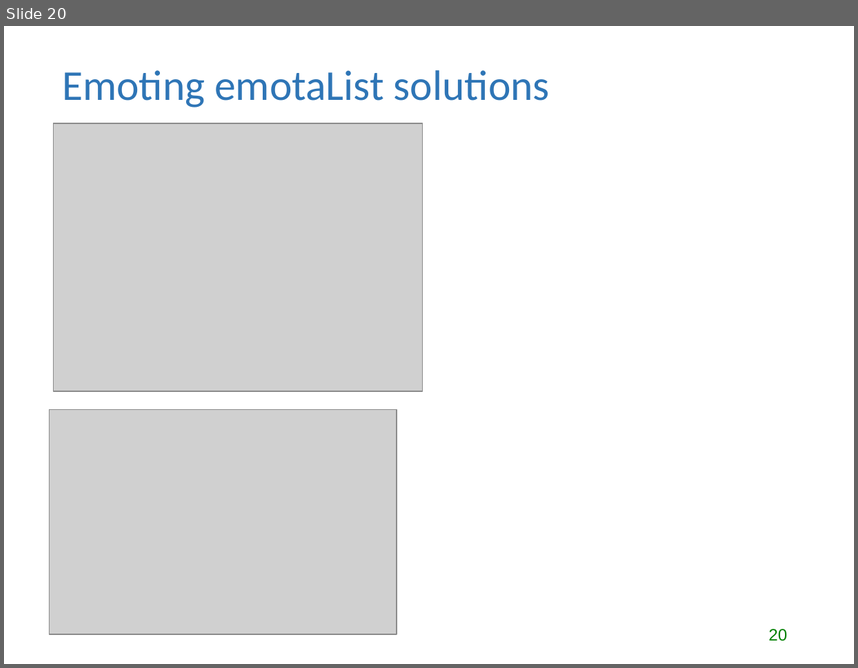
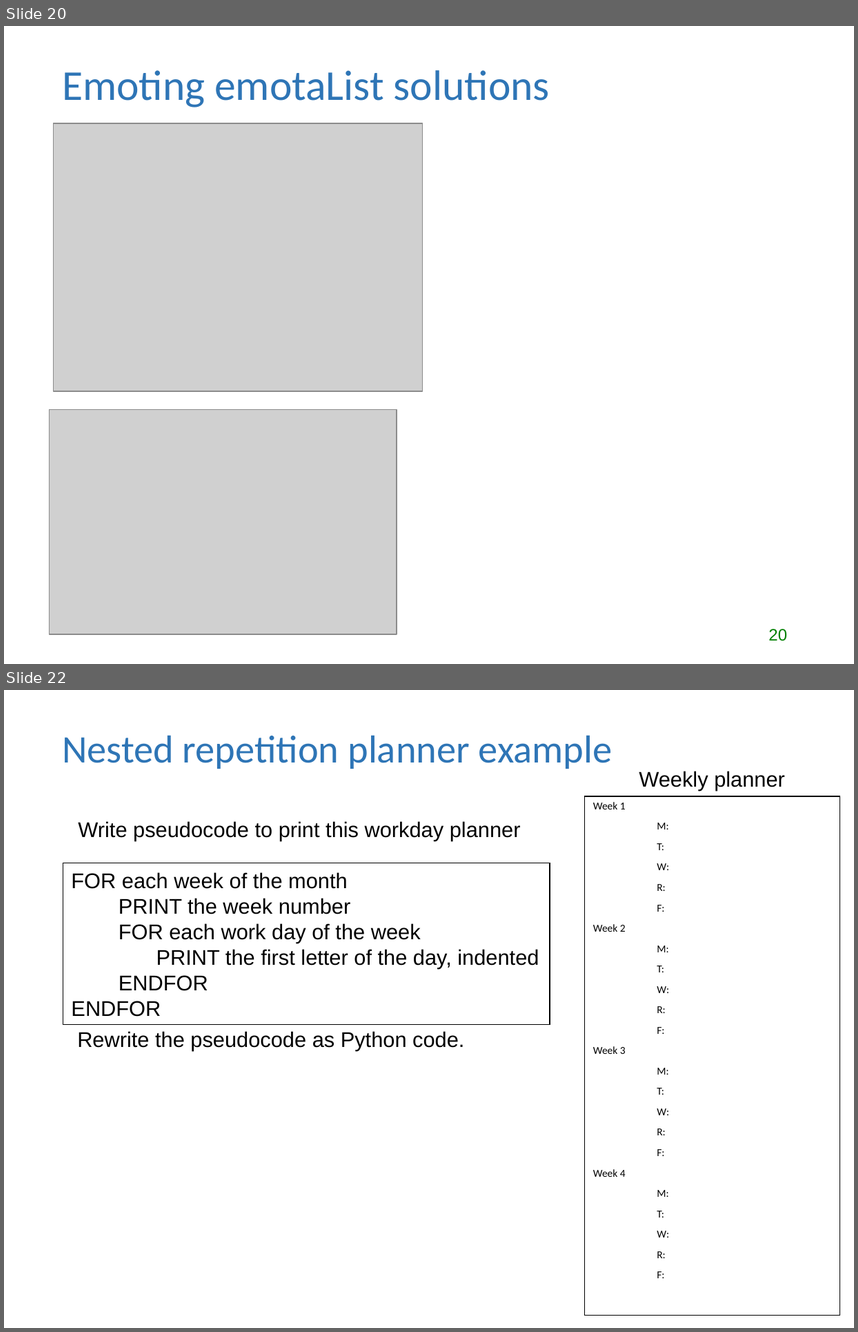
Before and after one commit to lgtateos/gis540, a slide deck: slides/looping.ppt. Shown one above the other, each under a label of ours: slide 20 before the commit, slides 20 and 22 after it; the slides between them are not shown. The pictures are 858x668 and 858x1332 pixels, drawn with LibreOffice and Linux fonts; fonts in the diff are those of the drawing; grey boxes stand for pictures. Boxes give left, top, right and bottom in pixels: in the first picture for what was removed or moved away, otherwise in the second. Text is boxed around its words. In the diff, an @@ line names an element or a change of style, - is before the commit and + after.

```diff
--- a/slides/looping.ppt
+++ b/slides/looping.ppt
@@ slide 22 added at (4, 690, 854, 1328), background #FFFFFF @@
@@ title added at (62, 735, 612, 769), 33 pt, text #2E75B6 @@
+Nested repetition planner example
@@ text added at (639, 771, 785, 791), 18 pt, text #000000 @@
+Weekly planner
@@ rectangle added at (584, 796, 840, 1315), fill #FFFFFF, outline #000000 0.74 pt, 9 pt, text #000000 @@
+Week 1
+M:
+T:
+W:
+R:
+F:
+Week 2
+M:
+T:
+W:
+R:
+F:
+Week 3
+M:
+T:
+W:
+R:
+F:
+Week 4
+M:
+T:
+W:
+R:
+F:
@@ text added at (78, 821, 521, 840), 18 pt, text #000000 @@
+Write pseudocode to print this workday planner
@@ rectangle added at (63, 862, 550, 1024), outline #000000 0.74 pt, 18 pt, text #000000 @@
+FOR each week of the month
+PRINT the week number
+FOR each work day of the week
+PRINT the first letter of the day, indented
+ENDFOR
+ENDFOR
@@ text added at (77, 1031, 464, 1050), 18 pt, text #000000 @@
+Rewrite the pseudocode as Python code.
```
Also in this commit, not shown: 1 slide changed, 1 other slide added.
